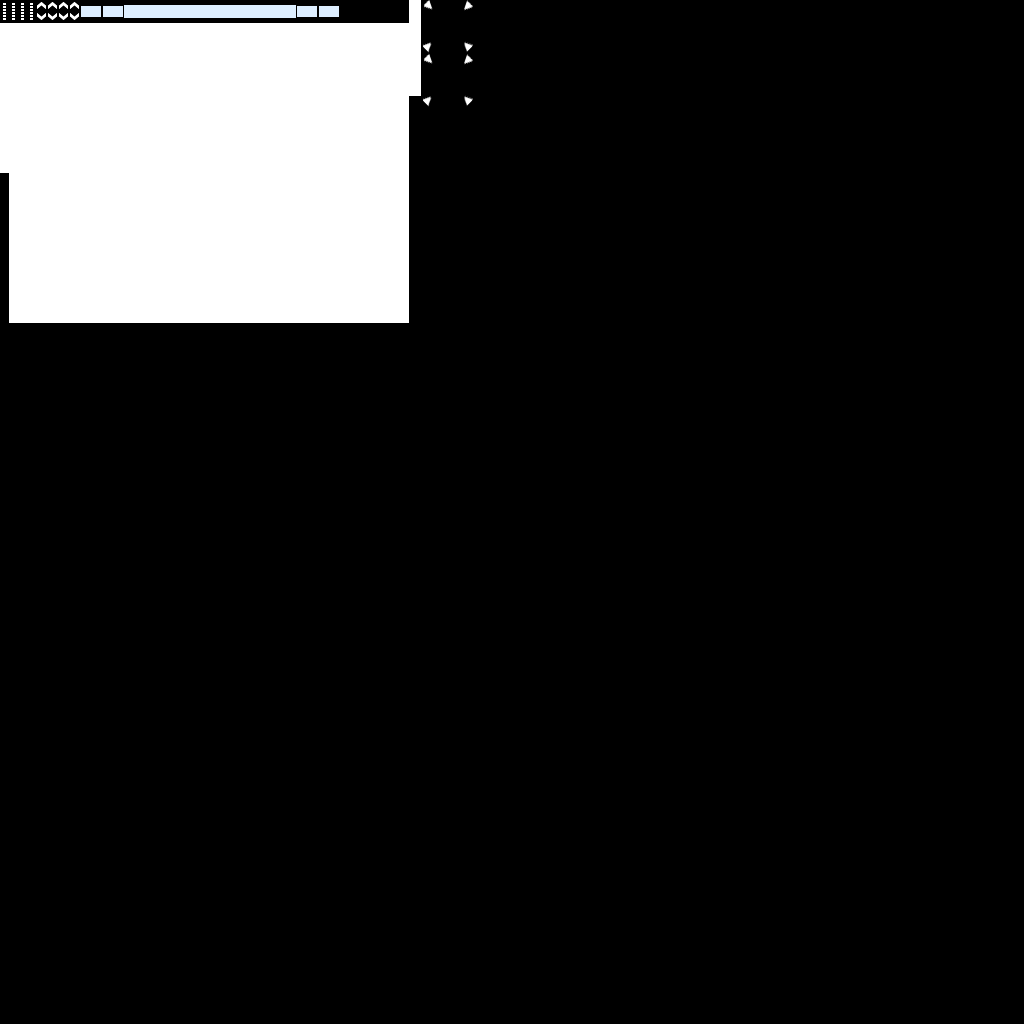
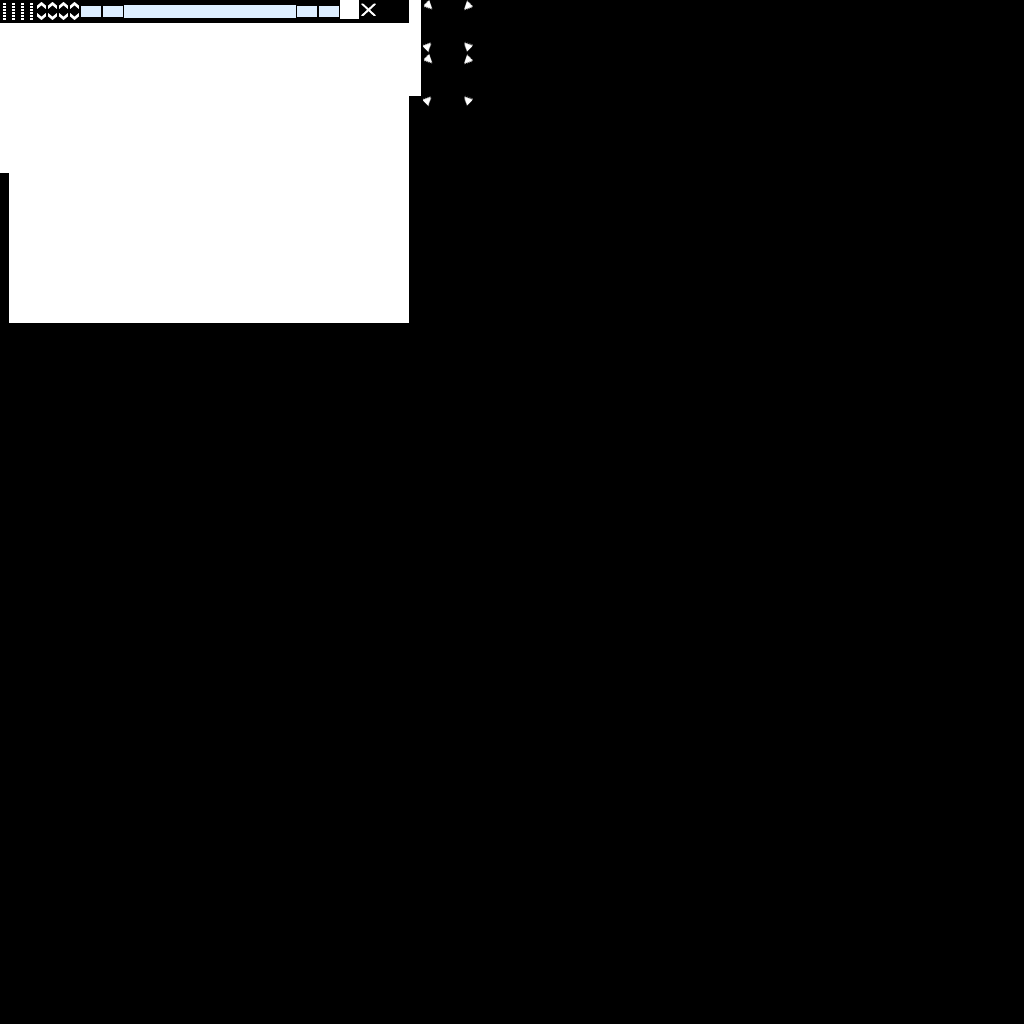
Revision of a layered 1024×1024 image; what changed, layer by layer:
added group "Checkbox" (1st of 2, in "Themes") with 2 layers in group "Themes" over (x1=340, y1=0, x2=376, y2=19)
added layer "Checked" (1st of 2, in "Themes" › "Checkbox") in group "Checkbox" over (x1=361, y1=3, x2=376, y2=16)
added layer "Unchecked" (1st of 2, in "Themes" › "Checkbox") in group "Checkbox" over (x1=340, y1=0, x2=359, y2=19)
added group "Checkbox" (2nd of 2, in "Alpha") with 2 layers in group "Alpha" over (x1=340, y1=0, x2=376, y2=19)
added layer "Checked" (2nd of 2, in "Alpha" › "Checkbox") in group "Checkbox" over (x1=361, y1=3, x2=376, y2=16)
added layer "Unchecked" (2nd of 2, in "Alpha" › "Checkbox") in group "Checkbox" over (x1=340, y1=0, x2=359, y2=19)
